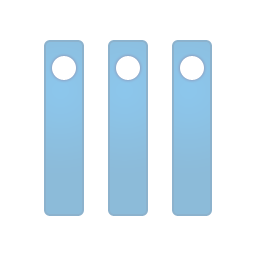
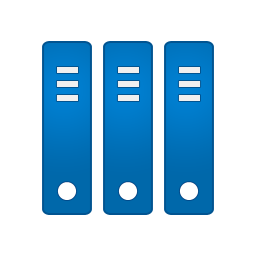
The second 256 x 256 image is a revision of the first. Changes to its layers:
added group "Assets copy 4" with 5 layers above "Assets copy 3" over (x1=164, y1=41, x2=214, y2=215)
added layer "Shape 4 copy 4" (1st of 3, in "Assets copy 4") in group "Assets copy 4" over (x1=178, y1=95, x2=200, y2=101)
added layer "Shape 4 copy 3" (1st of 3, in "Assets copy 4") in group "Assets copy 4" over (x1=178, y1=81, x2=201, y2=87)
added layer "Shape 4 copy 2" (1st of 3, in "Assets copy 4") in group "Assets copy 4" over (x1=179, y1=67, x2=200, y2=73)
moved "Shape 3" (1st of 3, in "Assets copy 4") into group "Assets copy 4", painted on it over (x1=116, y1=56, x2=199, y2=200)
moved "Shape 2" (1st of 3, in "Assets copy 4") into group "Assets copy 4", painted on it over (x1=108, y1=40, x2=214, y2=216)
removed group "Assets" (2 layers) over (x1=44, y1=40, x2=84, y2=216)
added group "Assets copy 3" with 5 layers above "Assets copy 2" over (x1=103, y1=41, x2=153, y2=215)
added layer "Shape 4 copy 4" (2nd of 3, in "Assets copy 3") in group "Assets copy 3" over (x1=117, y1=95, x2=139, y2=101)
added layer "Shape 4 copy 3" (2nd of 3, in "Assets copy 3") in group "Assets copy 3" over (x1=117, y1=81, x2=140, y2=87)
moved "Shape 3" (2nd of 3, in "Assets copy 3") into group "Assets copy 3", painted on it over (x1=52, y1=56, x2=138, y2=200)
moved "Shape 2" (2nd of 3, in "Assets copy 3") into group "Assets copy 3", painted on it over (x1=44, y1=40, x2=153, y2=216)
added layer "Shape 4 copy 4" (3rd of 3, in "Assets copy 2") in group "Assets copy 2" over (x1=56, y1=95, x2=78, y2=101)
added layer "Shape 4 copy 3" (3rd of 3, in "Assets copy 2") in group "Assets copy 2" over (x1=56, y1=81, x2=79, y2=87)
painted on "Shape 3" (3rd of 3, in "Assets copy 2") over (x1=57, y1=56, x2=204, y2=200)
painted on "Shape 2" (3rd of 3, in "Assets copy 2") over (x1=42, y1=40, x2=212, y2=216)
removed group "Assets copy" (2 layers) over (x1=108, y1=40, x2=148, y2=216)
…and 2 more changes (2 added)
